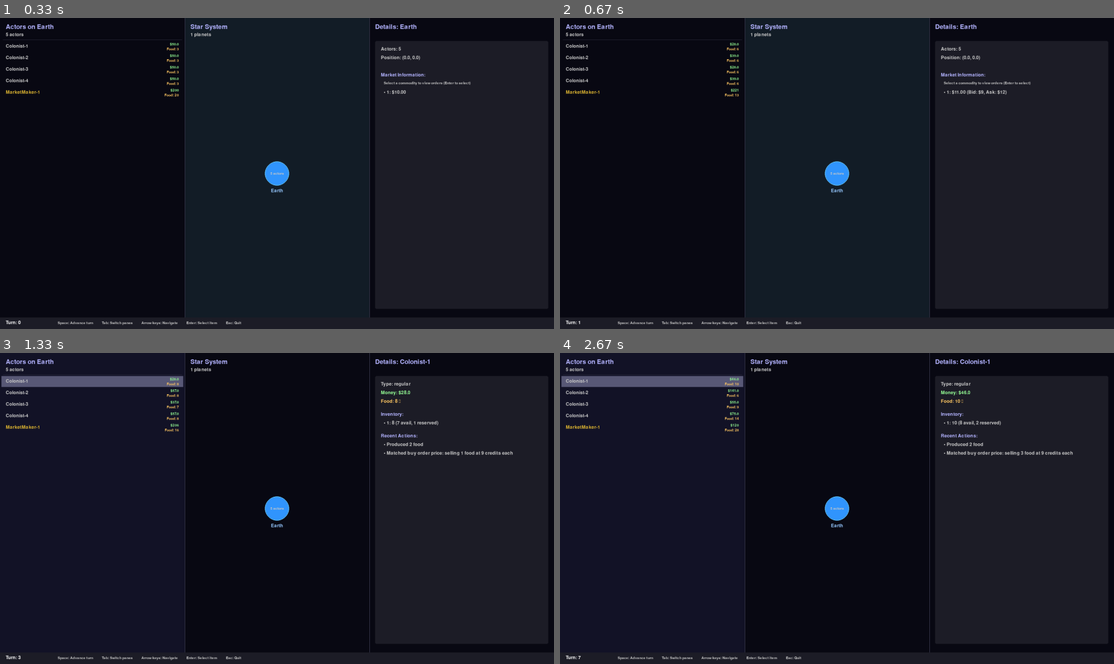
Above: before the commit, frames 1-4 (two rows, left to right).
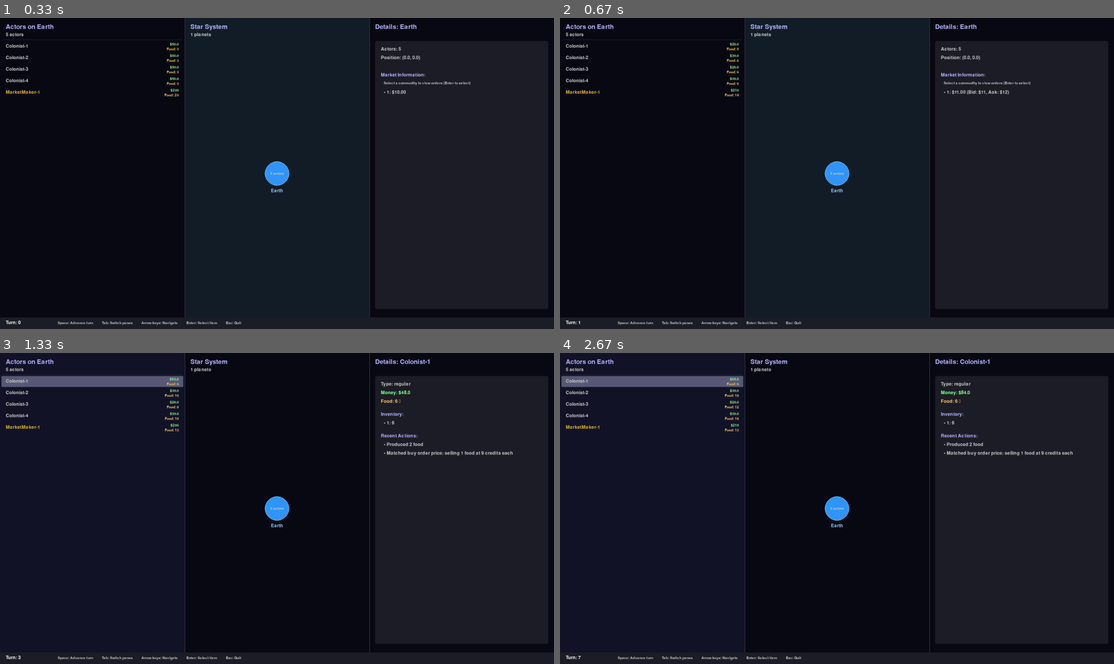
Above: after the commit, the same moments.

Repository: tcgarvin/spacesim2
Game: pygame game, started from spacesim2/__main__.py
Same seed, same stepped clock (60 frames per second), same inputs: the game is played once before the commit and once after it.
Inputs (mouse positions are in pixels of both pictures, inside the frame that each line leads up to):
- Up to frame 1 (0.33 s): no input
- Up to frame 2 (0.67 s): tap Space at 0.33 s
- Up to frame 3 (1.33 s): hold Right 0.67-1.13 s; tap Space at 0.73, 1.03 s; click (171, 384) at 1.22 s, where only the run after the commit has a clickable "Food: 6"
- Up to frame 4 (2.67 s): hold Up 1.5-1.8 s; tap Space at 1.57, 1.9, 2.2, 2.4 s; hold Right 1.83-2.3 s; hold Left from 2.33 s (still down)

Frame 1 is identical in both runs. In frame 2, less than 0.1% of the frame differs, in the area x 31-82%, y 9-26%; in frame 3, 0.1%; in frame 4, 0.2%, in the area x 29-84%, y 7-33%.

Commit message:
Fix market maker food starvation issue
- Updated food consumption logic to check for and use reserved food when necessary
- Increased the minimum food reserve for market makers from 1 to 3 units
- Added logic to unreserve food when it's needed for consumption
- Fixed both the normal and bootstrapping modes of market maker behavior

🤖 Generated with [Claude Code](https://claude.ai/code)

Co-Authored-By: Claude <noreply@anthropic.com>

Diff:
--- a/spacesim2/core/actor.py
+++ b/spacesim2/core/actor.py
@@ -61,10 +61,26 @@
 
     def _consume_food(self) -> None:
         """Consume 1 unit of food per turn if available."""
-        if self.inventory.has_quantity(CommodityType.RAW_FOOD, 1):
-            self.inventory.remove_commodity(CommodityType.RAW_FOOD, 1)
+        food_type = CommodityType.RAW_FOOD
+
+        # Check if enough food is available (not reserved)
+        if self.inventory.has_quantity(food_type, 1):
+            self.inventory.remove_commodity(food_type, 1)
             self.food_consumed_this_turn = True
         else:
+            # If not enough available food but there's reserved food
+            reserved_food = self.inventory.get_reserved_quantity(food_type)
+            if reserved_food > 0:
+                # Unreserve 1 unit of food and consume it
+                self.inventory.unreserve_commodity(food_type, 1)
+
+                # Now the food should be available to consume
+                if self.inventory.has_quantity(food_type, 1):
+                    self.inventory.remove_commodity(food_type, 1)
+                    self.food_consumed_this_turn = True
+                    return
+
+            # If we get here, there's not enough food
             self.food_consumed_this_turn = False
             # In future tasks, we'll add consequences for not consuming food
 
@@ -405,9 +421,10 @@
                             self.active_orders[order_id] = f"buy {commodity_type.name}"
 
             # Create multiple sell orders at different price points
-            if available_inventory > 1:  # Keep at least 1 for own consumption
+            # Keep at least 3 units for own consumption for a few turns
+            if available_inventory > 3:
                 MAX_SELL_ORDERS = 5  # Like in Kotlin (simplified from 10)
-                sellable_inventory = available_inventory - 1
+                sellable_inventory = available_inventory - 3
 
                 curve_percentile_step = (1 - curve_percentile) / MAX_SELL_ORDERS
                 sell_percentiles = [curve_percentile + (i * curve_percentile_step) for i in range(MAX_SELL_ORDERS)]
@@ -467,11 +484,11 @@
                         self.active_orders[order_id] = f"buy {commodity_type.name}"
 
             # Place sell orders if we have inventory
-            if available_inventory > 1:
+            if available_inventory > 3:
                 # Place sell orders at 110%, 120%, 130% of base price
                 for factor in [1.1, 1.2, 1.3]:
                     sell_price = max(1, int(base_price * factor))
-                    sell_quantity = max(1, int((available_inventory - 1) / 3))
+                    sell_quantity = max(1, int((available_inventory - 3) / 3))
 
                     if sell_quantity > 0:
                         order_id = market.place_sell_order(self, commodity_type, sell_quantity, sell_price)
